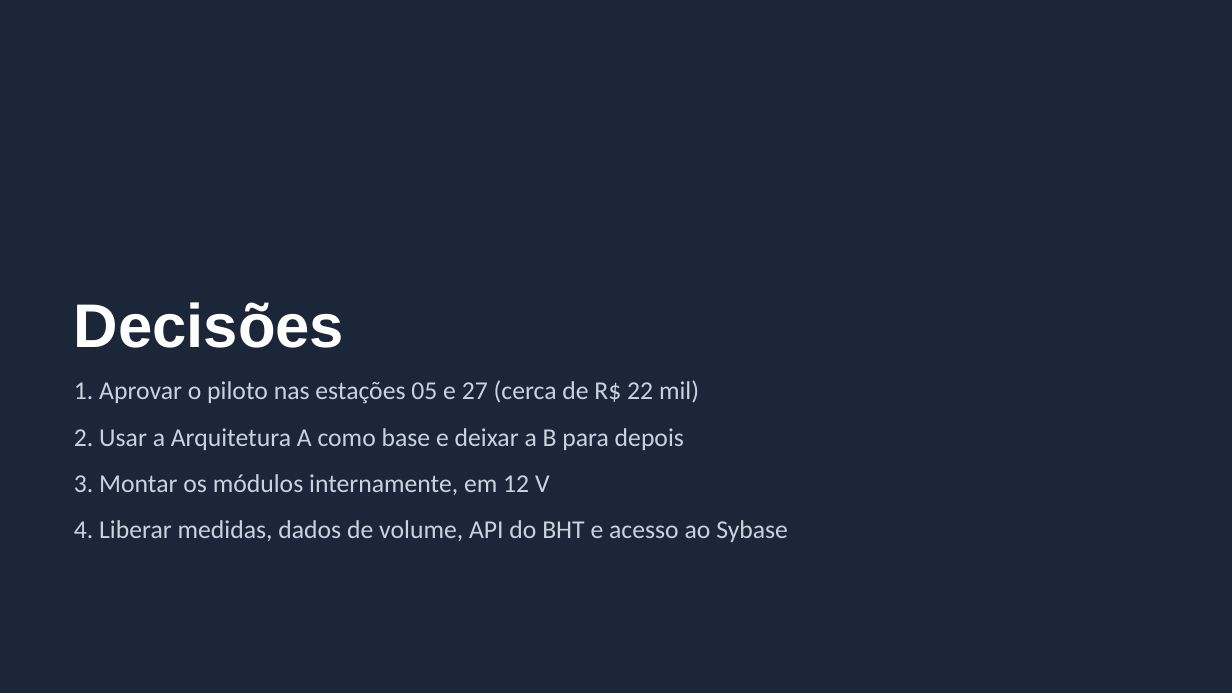
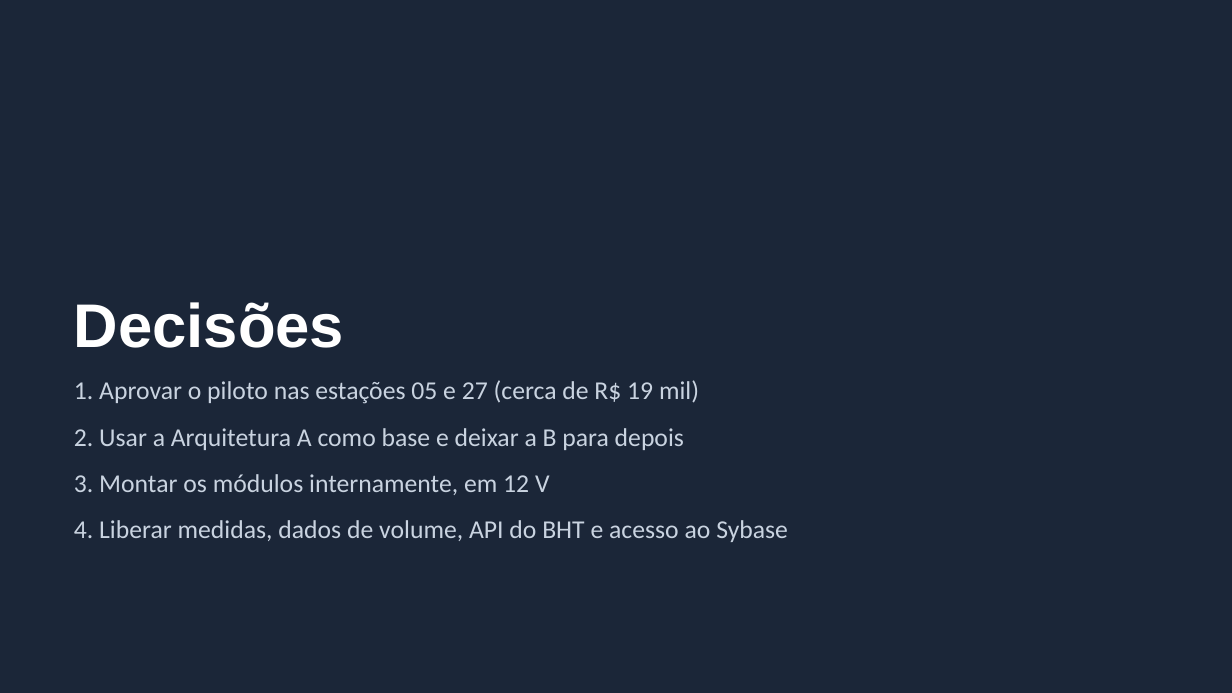
Before and after one commit to jivo88/picking_to_light, a slide deck: slide 23 of projeto/entregaveis/Apresentacao_PTL.pptx. Drawn at 1232x693 pixels with LibreOffice and Linux fonts; fonts in the diff are those of the drawing. Boxes give left, top, right and bottom in pixels: in the first picture for what was removed or moved away, otherwise in the second. Text is boxed around its words. In the diff, an @@ line names an element or a change of style, - is before the commit and + after.

```diff
--- a/projeto/entregaveis/Apresentacao_PTL.pptx
+++ b/projeto/entregaveis/Apresentacao_PTL.pptx
@@ text at (x1=74, y1=380, x2=699, y2=404): text changed @@
-1. Aprovar o piloto nas estações 05 e 27 (cerca de R$ 22 mil)
+1. Aprovar o piloto nas estações 05 e 27 (cerca de R$ 19 mil)
```
Also in this commit, not shown: 5 other slides changed, 25 other files.
